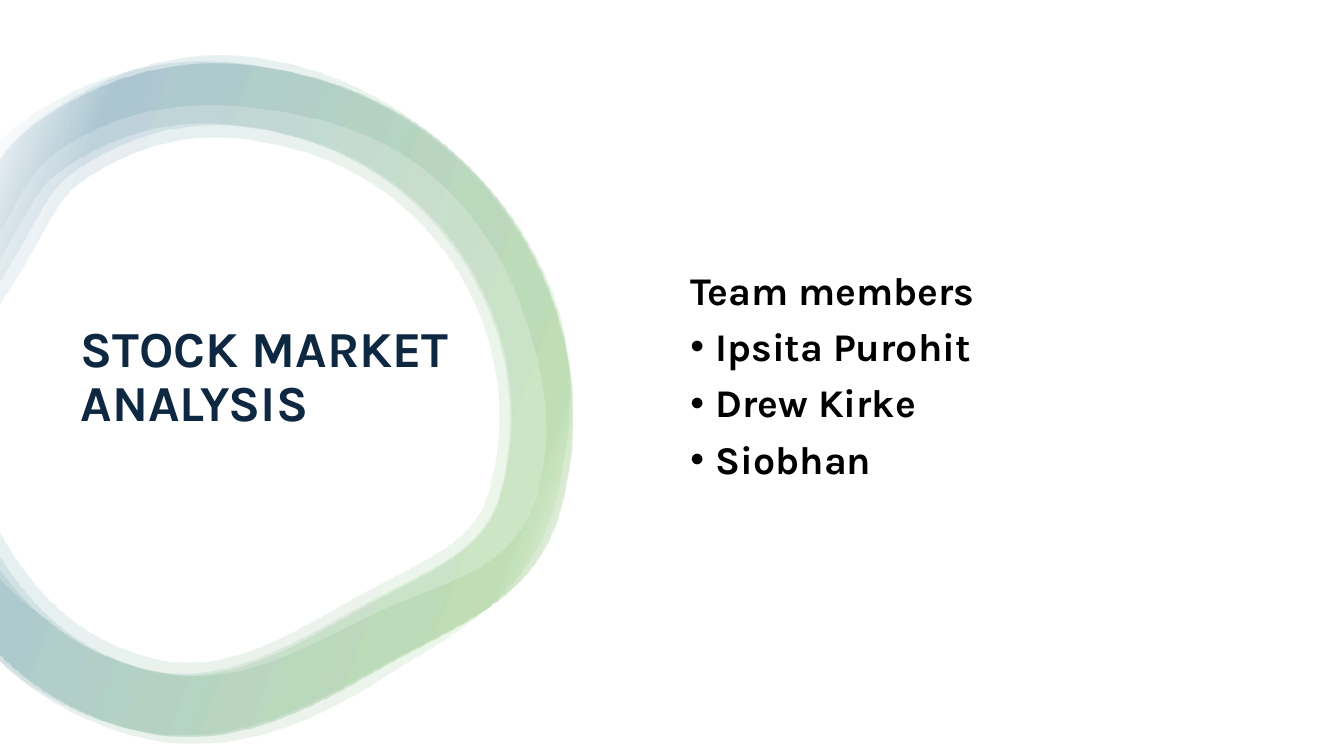
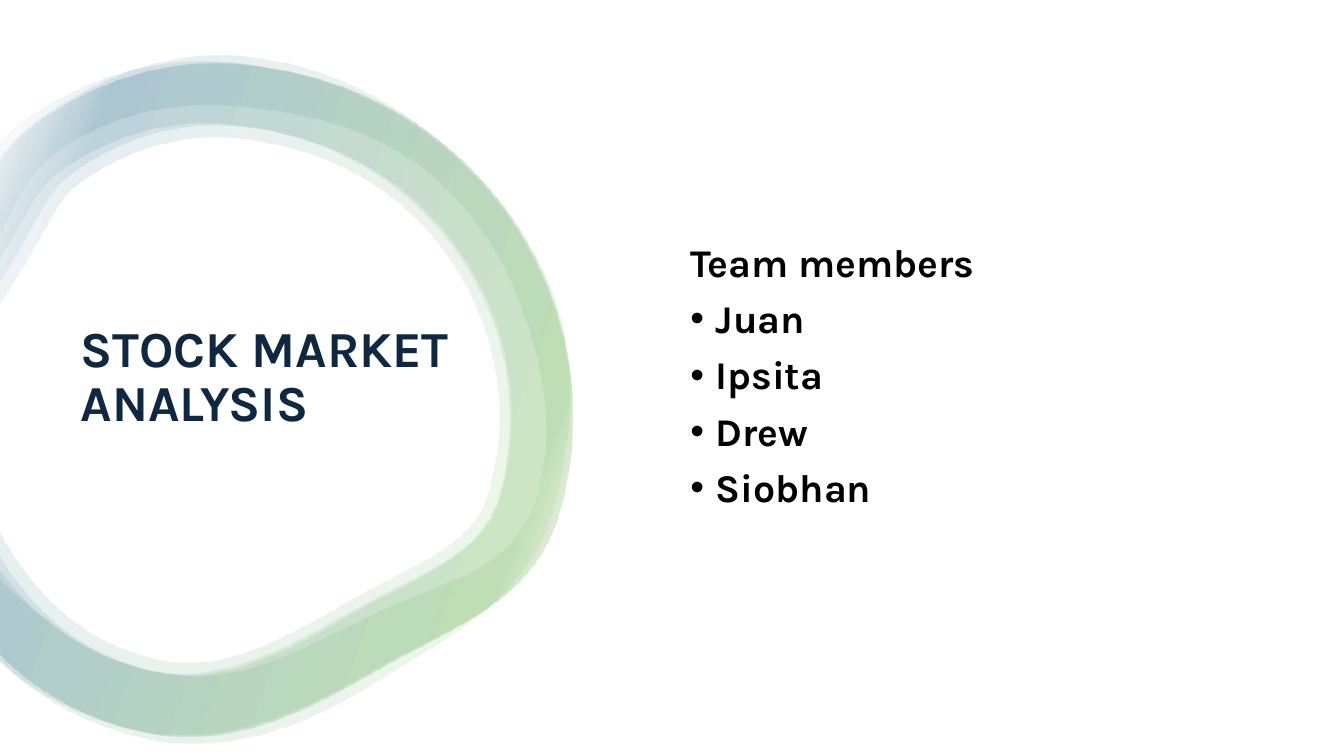
Before and after one commit to ipsitapurohit/Group-Project-3, a slide deck: slide 1 of Stock_market_dasboard_plan.pptx. Drawn at 1344x756 pixels with LibreOffice and Linux fonts; fonts in the diff are those of the drawing. Boxes give left, top, right and bottom in pixels: in the first picture for what was removed or moved away, otherwise in the second. Text is boxed around its words. In the diff, an @@ line names an element or a change of style, - is before the commit and + after.

Commit message:
Updated ppt

```diff
--- a/Stock_market_dasboard_plan.pptx
+++ b/Stock_market_dasboard_plan.pptx
@@ text at bbox=[716, 307, 824, 447]: text changed @@
-• Ipsita Purohit
-• Drew Kirke
+• Juan
+• Ipsita
+• Drew
```
